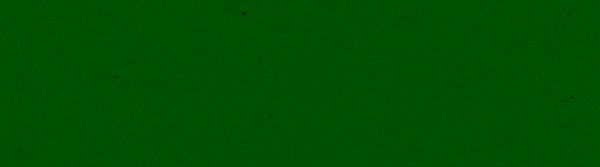
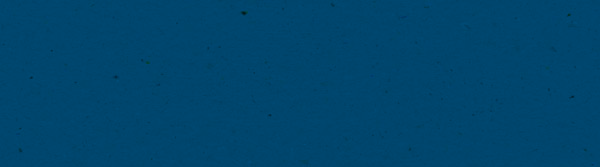
The second 600 × 167 image is a revision of the first. Changes to its layers:
painted on "Layer 2" over [0, 0, 600, 167]
